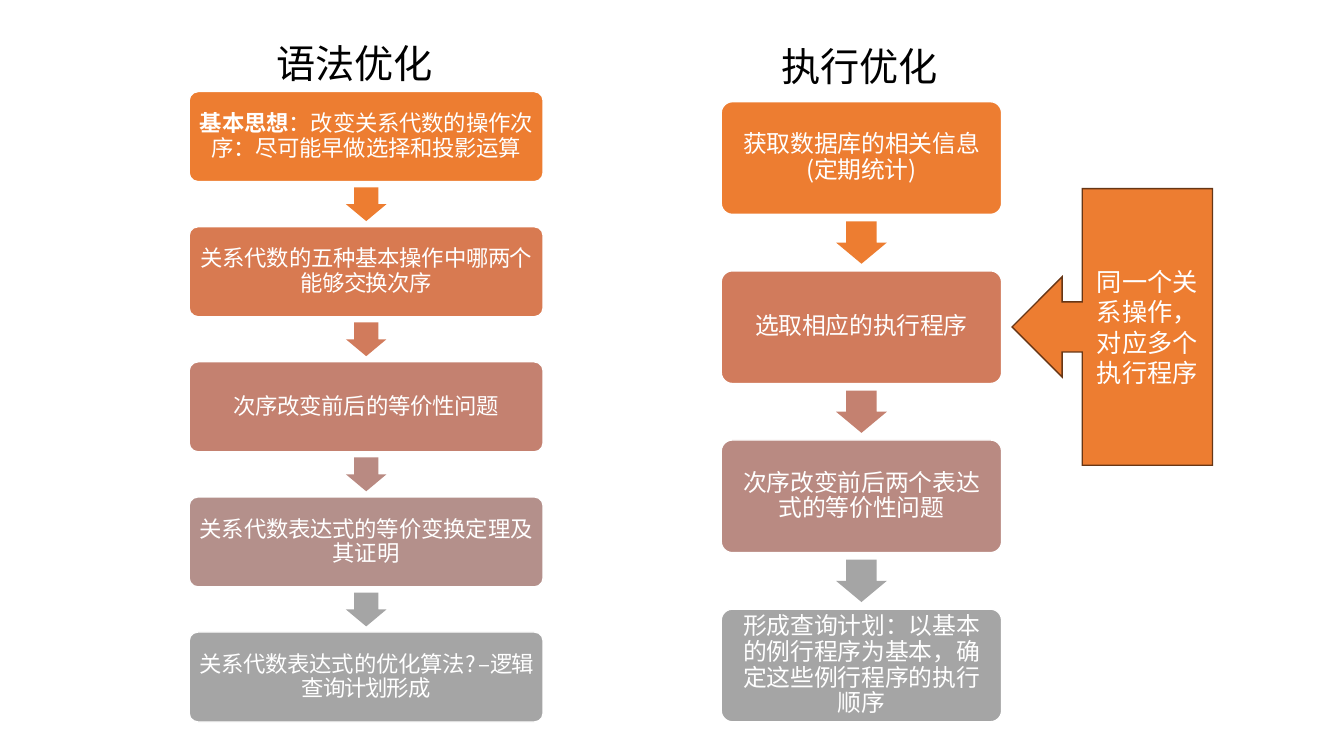
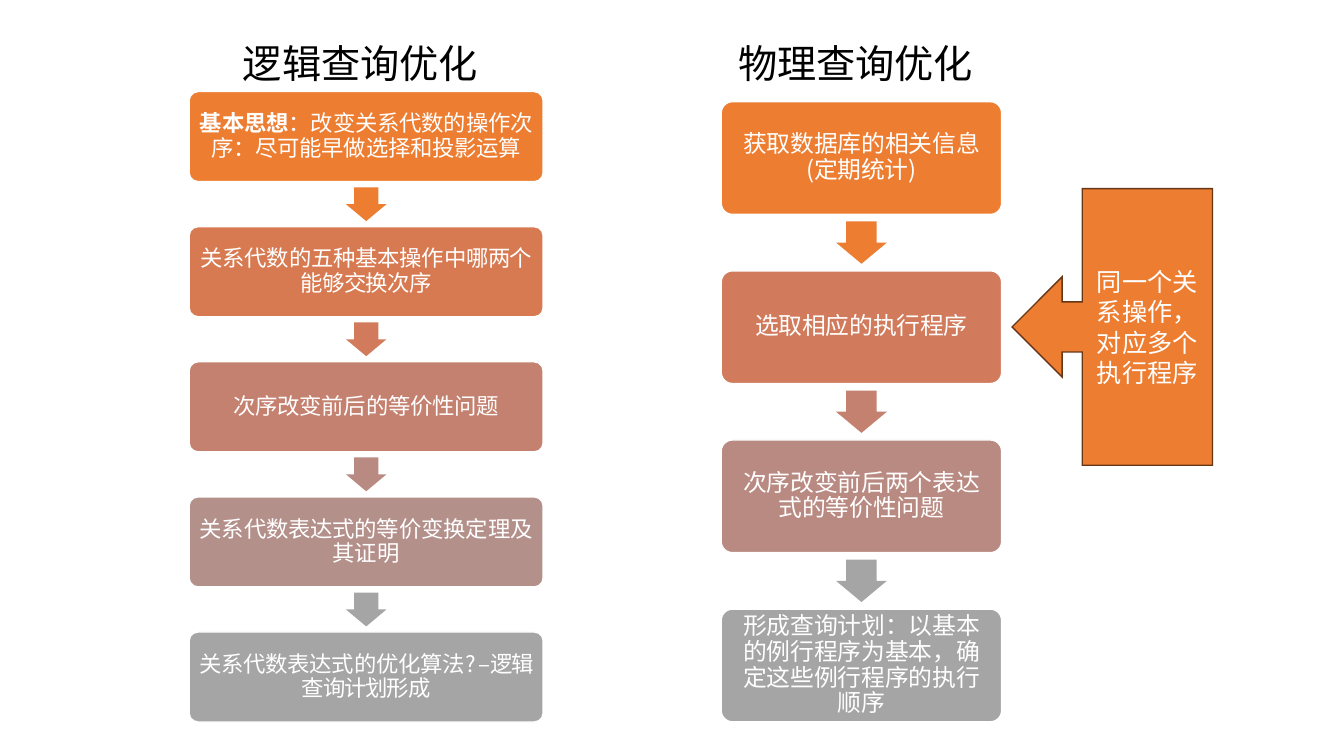
Before and after one commit to guofei9987/a, a slide deck: slide 24 of computer/database/database.pptx. Drawn at 1344x756 pixels with LibreOffice and Linux fonts; fonts in the diff are those of the drawing. Boxes give left, top, right and bottom in pixels: in the first picture for what was removed or moved away, otherwise in the second. Text is boxed around its words. In the diff, an @@ line names an element or a change of style, - is before the commit and + after.

```diff
--- a/computer/database/database.pptx
+++ b/computer/database/database.pptx
@@ text at [243, 45, 478, 81]: text changed @@
-语法优化
+逻辑查询优化
@@ text at [738, 45, 973, 81]: text changed @@
-执行优化
+物理查询优化
```
Also in this commit, not shown: 1 other slide changed, 1 slide added, 1 slide removed, 5 other files.
